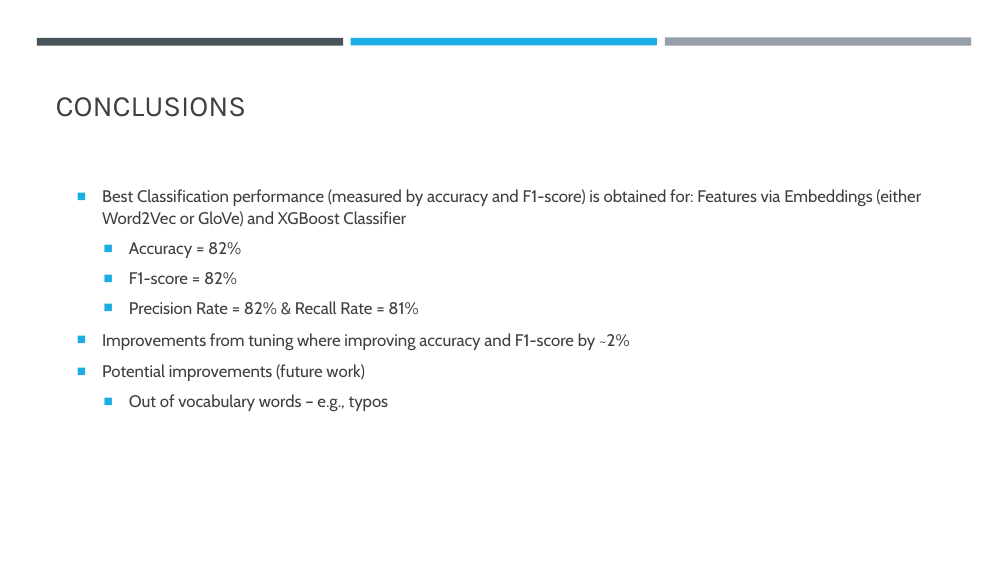
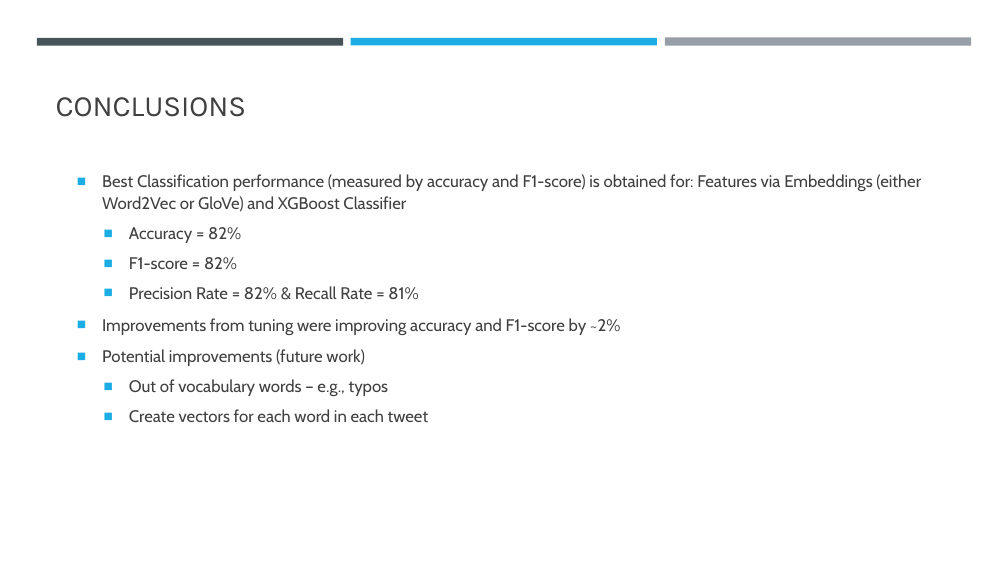
Before and after one commit to philipayazi/Disaster_Tweets, a slide deck: slide 9 of FinalProject_presentation.pptx. Drawn at 1008x567 pixels with LibreOffice and Linux fonts; fonts in the diff are those of the drawing. Boxes give left, top, right and bottom in pixels: in the first picture for what was removed or moved away, otherwise in the second. Text is boxed around its words. In the diff, an @@ line names an element or a change of style, - is before the commit and + after.

```diff
--- a/FinalProject_presentation.pptx
+++ b/FinalProject_presentation.pptx
@@ text at [102, 318, 621, 335]: text changed @@
-■ Improvements from tuning where improving accuracy and F1-score by ~2%
+■ Improvements from tuning were improving accuracy and F1-score by ~2%
@@ text at [129, 409, 429, 422]: paragraph added @@
+  ■ Create vectors for each word in each tweet
```
Also in this commit, not shown: 2 other slides changed, 1 slide added, 1 slide removed, 1 other file.
